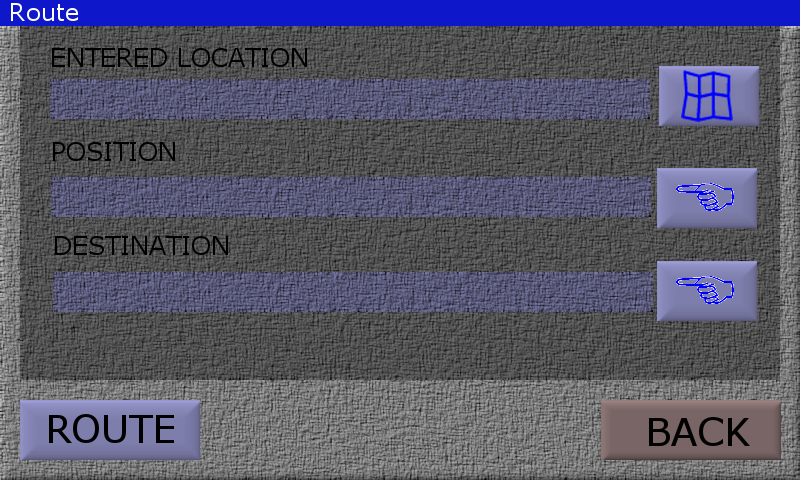
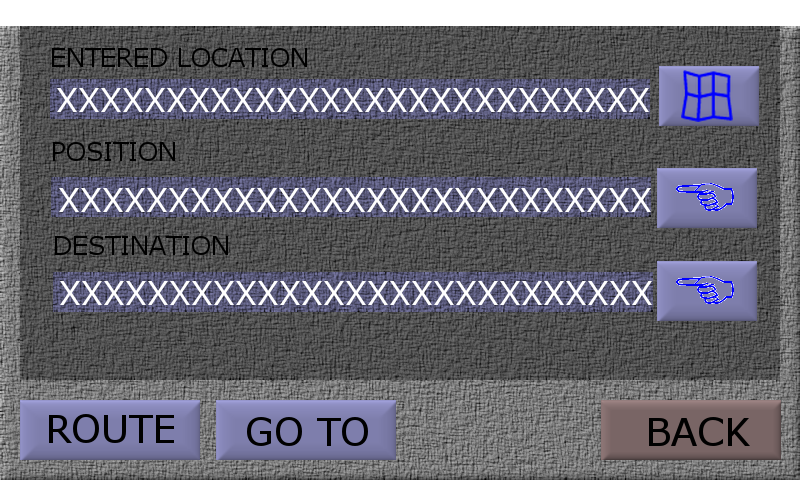
Before/after of a (800, 480) layered artwork. What changed in the layer stack:
hid group "Header" (2 layers) over [0, 0, 800, 26]
hid group "Miscellaneous" (11 layers) over [108, 88, 652, 460]
removed group "texts" (5 layers) over [57, 88, 652, 446]
added layer "locationValue" above "positionTitle" over [57, 88, 649, 112]
added layer "destinationValue" above "positionValue" over [60, 281, 652, 305]
added layer "positionValue" above "destinationTitle" over [59, 188, 651, 212]
added layer "calculate_currText" above "calculate_curr" over [247, 417, 368, 446]
added layer "calculate_curr" above "routeText" over [216, 400, 396, 460]
